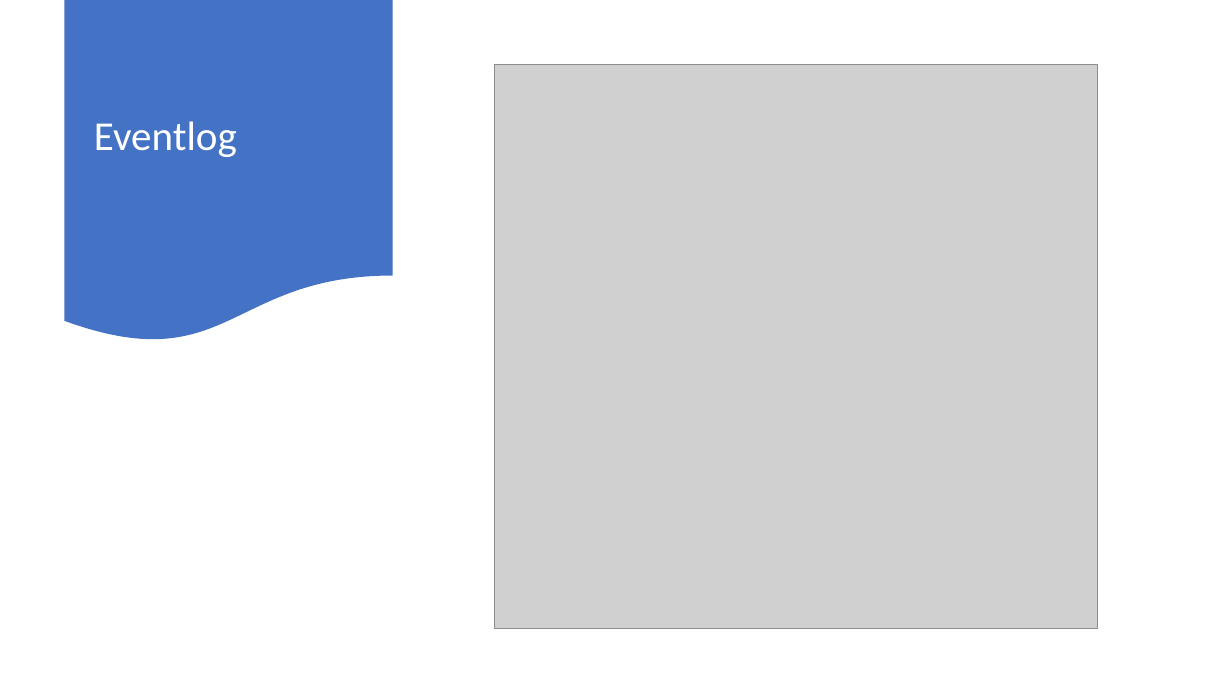
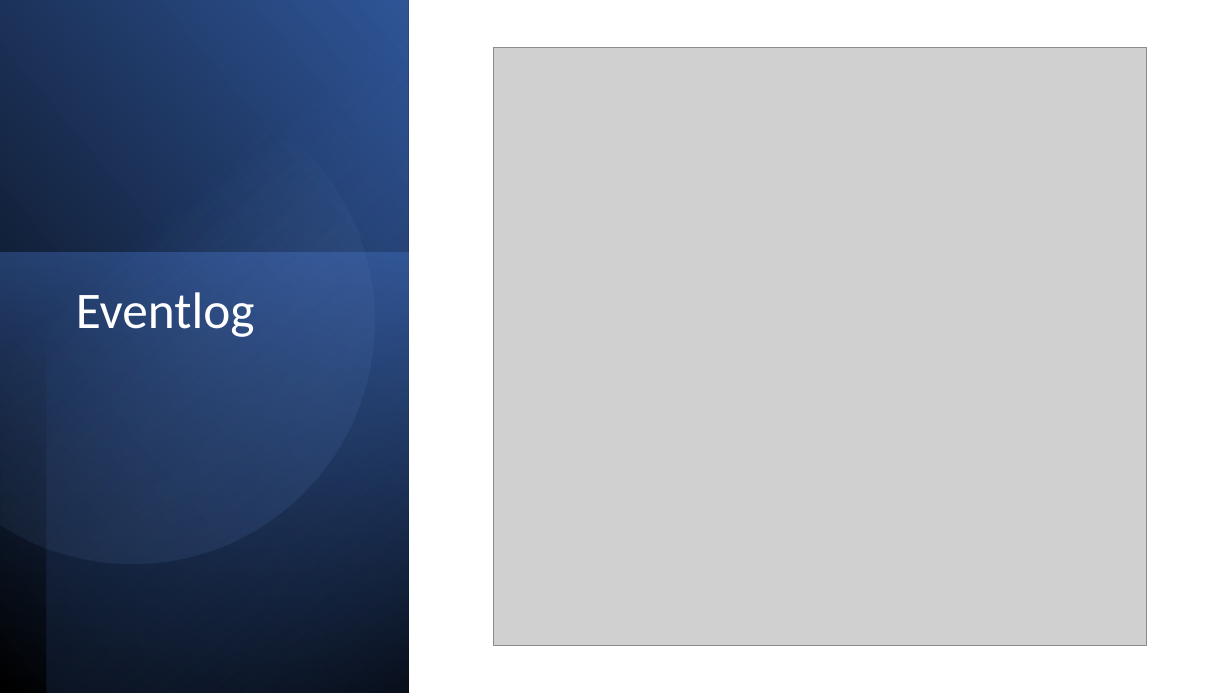
Before and after one commit to quangnguyen37/CS-401-Final-project, a slide deck: slide 3 of ClassDiagrams.pptx. Drawn at 1232x693 pixels with LibreOffice and Linux fonts; fonts in the diff are those of the drawing; grey boxes stand for pictures. Boxes give left, top, right and bottom in pixels: in the first picture for what was removed or moved away, otherwise in the second. Text is boxed around its words. In the diff, an @@ line names an element or a change of style, - is before the commit and + after.

```diff
--- a/ClassDiagrams.pptx
+++ b/ClassDiagrams.pptx
@@ rectangle added at box(0, 0, 409, 693), fill gradient #000000 to #2F5597 @@
@@ rectangle added at box(46, 0, 409, 693), fill gradient #000000 to #4472C4 @@
@@ flow chart document removed at box(65, 0, 393, 344) @@
@@ freeform shape added at box(0, 48, 419, 607), fill gradient #8FAADC to #2F5597 @@
@@ picture: place and size @@
-picture at box(495, 65, 1099, 628)
+picture at box(494, 47, 1146, 646)
@@ rectangle added at box(0, 253, 409, 693), fill gradient #4472C4 to #203864 @@
@@ title "Eventlog": place and size @@
-title "Eventlog" at box(94, 121, 237, 157)
+title "Eventlog" at box(76, 292, 255, 337)
@@ title "Eventlog" at box(76, 292, 255, 337): size 32 to 40 pt; vertical alignment middle to top @@
```
Also in this commit, not shown: 2 other slides changed, 1 other file.
